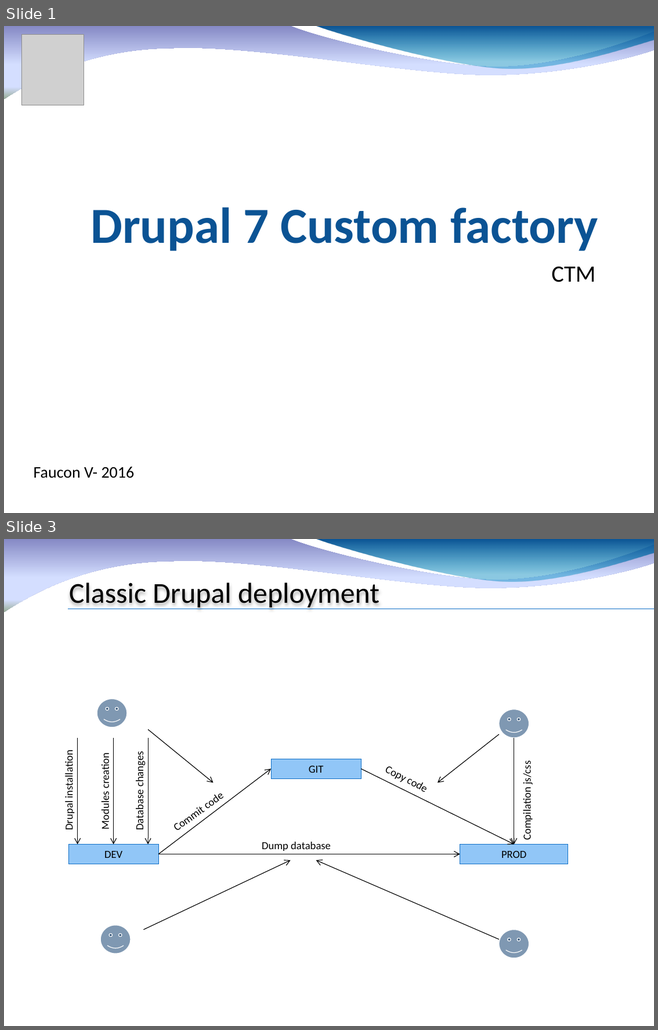
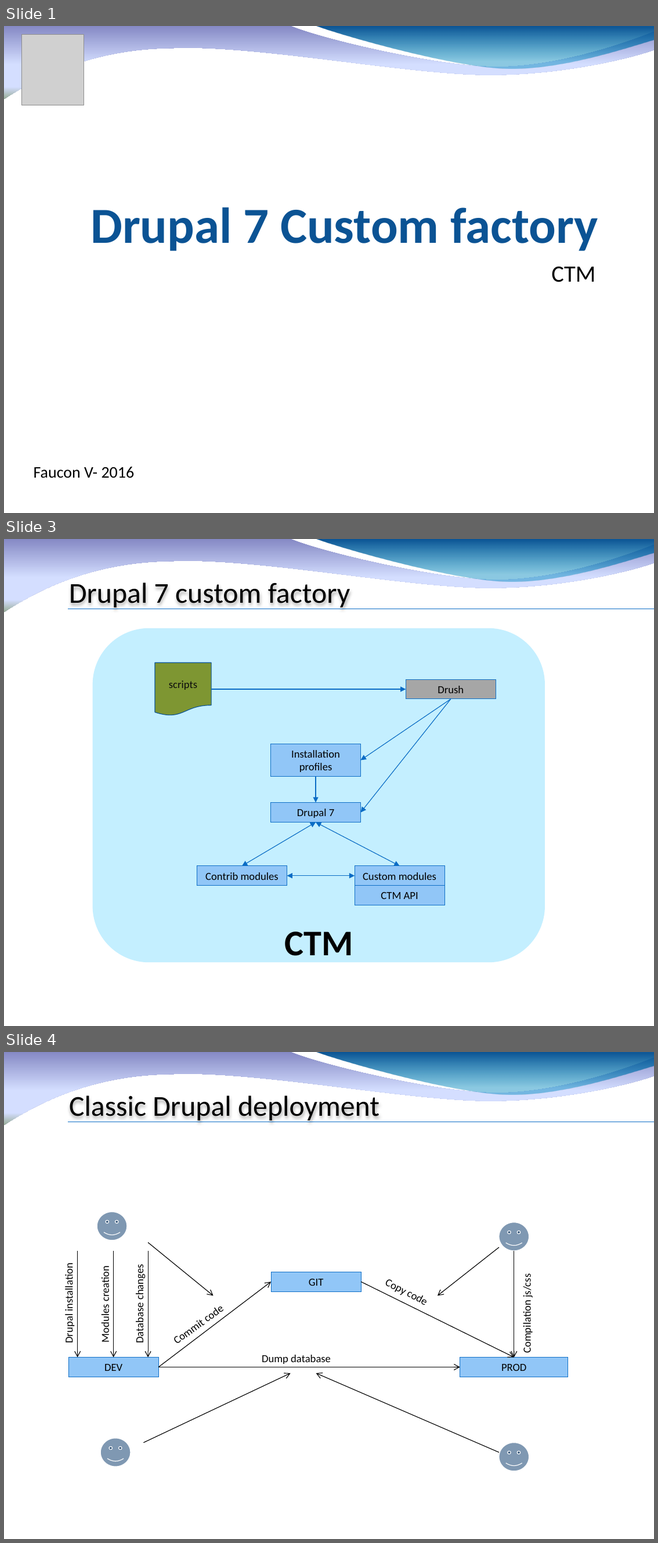
Before and after one commit to fauconv/ctm_drupal7, a slide deck: docs/Drupal 7 CTM factory.pptx. Shown one above the other, each under a label of ours: slides 1 and 3 before the commit, slides 1, 3 and 4 after it; the slides between them are not shown. The pictures are 658x1030 and 658x1543 pixels, drawn with LibreOffice and Linux fonts; fonts in the diff are those of the drawing; grey boxes stand for pictures; background and template pictures are left out. Boxes give left, top, right and bottom in pixels: in the first picture for what was removed or moved away, otherwise in the second. Text is boxed around its words. In the diff, an @@ line names an element or a change of style, - is before the commit and + after.

```diff
--- a/docs/Drupal 7 CTM factory.pptx
+++ b/docs/Drupal 7 CTM factory.pptx
@@ slide 3 added at [4, 539, 654, 1026], background #FFFFFF; not listed: 2 template elements that a slide beside it also shows @@
@@ title added at [69, 583, 350, 609], 32 pt, text #000000 @@
+Drupal 7 custom factory
@@ line added from (68, 609) to (654, 609), #0A6DC6 0.75 pt @@
@@ rounded rectangle added at [94, 629, 544, 962], fill #C4EFFF, outline #C4EFFF 2 pt @@
@@ flow chart document added at [155, 663, 211, 716], fill #7E9632, outline #0B5394 0.75 pt, 12 pt, text #0D0D0D @@
+scripts
@@ arrow added from (211, 689) to (405, 689), #0A6DC6 0.75 pt @@
@@ rectangle added at [405, 679, 495, 699], fill #A6A6A6, outline #0F6FC6 0.75 pt, 12 pt, text #000000 @@
+Drush
@@ arrow added from (450, 699) to (361, 761), #0A6DC6 0.75 pt @@
@@ arrow added from (450, 699) to (361, 813), #0A6DC6 0.75 pt @@
@@ rectangle added at [270, 744, 360, 776], fill #91C6F7, outline #0F6FC6 0.75 pt, 12 pt, text #000000 @@
+Installation profiles
@@ arrow added from (316, 777) to (316, 803), #0A6DC6 0.75 pt @@
@@ rectangle added at [270, 803, 360, 822], fill #91C6F7, outline #0F6FC6 0.75 pt, 12 pt, text #000000 @@
+Drupal 7
@@ double arrow added from (316, 822) to (242, 866), #0A6DC6 0.75 pt @@
@@ double arrow added from (316, 822) to (400, 866), #0A6DC6 0.75 pt @@
@@ rectangle added at [197, 866, 286, 885], fill #91C6F7, outline #0F6FC6 0.75 pt, 12 pt, text #000000 @@
+Contrib modules
@@ rectangle added at [354, 866, 444, 885], fill #91C6F7, outline #0F6FC6 0.75 pt, 12 pt, text #000000 @@
+Custom modules
@@ double arrow added from (286, 876) to (354, 876), #0A6DC6 0.75 pt @@
@@ rectangle added at [354, 886, 444, 906], fill #91C6F7, outline #0F6FC6 0.75 pt, 12 pt, text #000000 @@
+CTM API
@@ text added at [284, 932, 353, 964], 40 pt, text #000000, bold @@
+CTM
@@ what was slide 3 is now slide 4 @@
```
Also in this commit, not shown: 1 slide changed, 14 other files.
